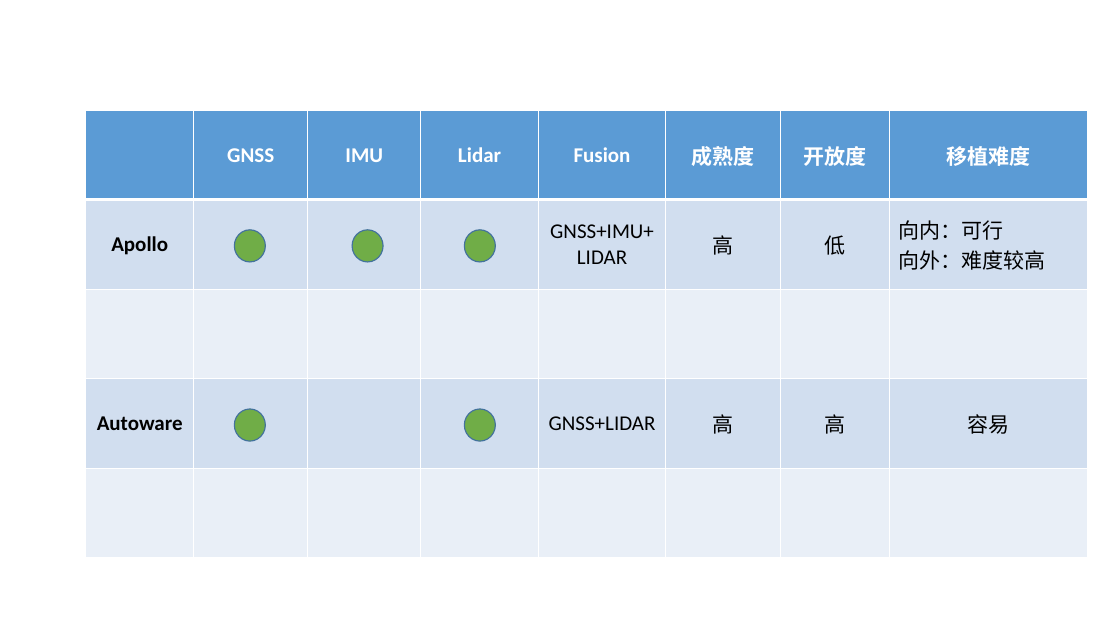
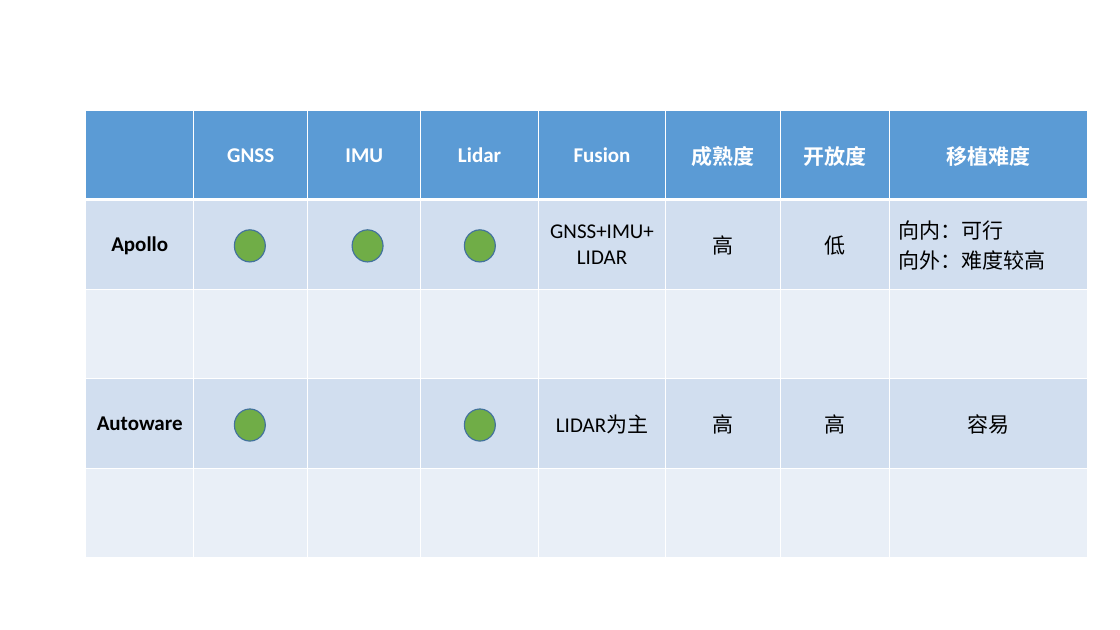
Before and after one commit to chrislee116/Apollo_or_Autoware, a slide deck: slide 1 of Apollo-or-ROS/Localization.pptx. Drawn at 1120x630 pixels with LibreOffice and Linux fonts; fonts in the diff are those of the drawing. Boxes give left, top, right and bottom in pixels: in the first picture for what was removed or moved away, otherwise in the second. Text is boxed around its words. In the diff, an @@ line names an element or a change of style, - is before the commit and + after.

```diff
--- a/Apollo-or-ROS/Localization.pptx
+++ b/Apollo-or-ROS/Localization.pptx
@@ table at (x1=86, y1=110, x2=1087, y2=557) @@
-row 4, column 5: GNSS+LIDAR
+row 4, column 5: LIDAR为主
```
Also in this commit, not shown: 10 other files.
